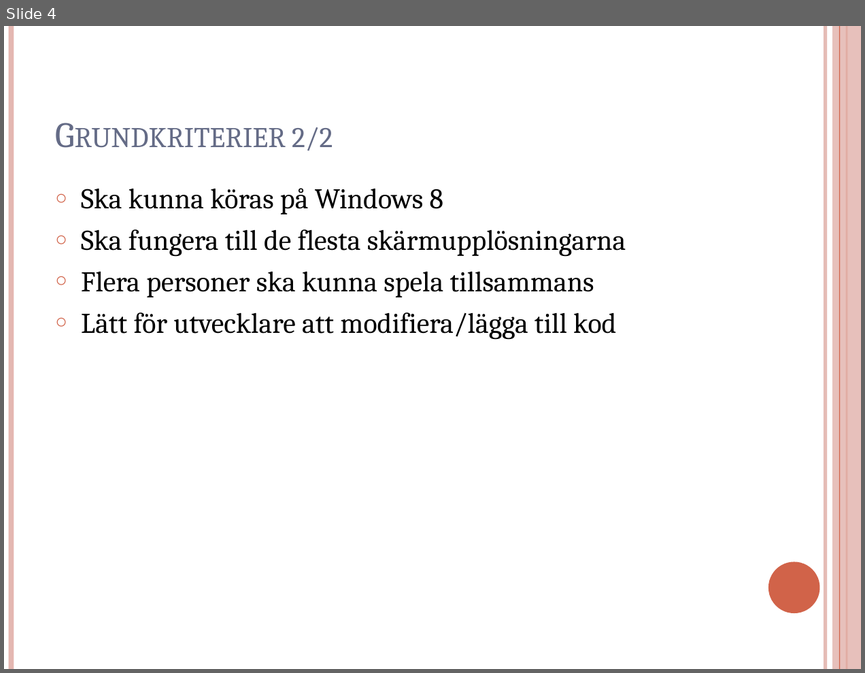
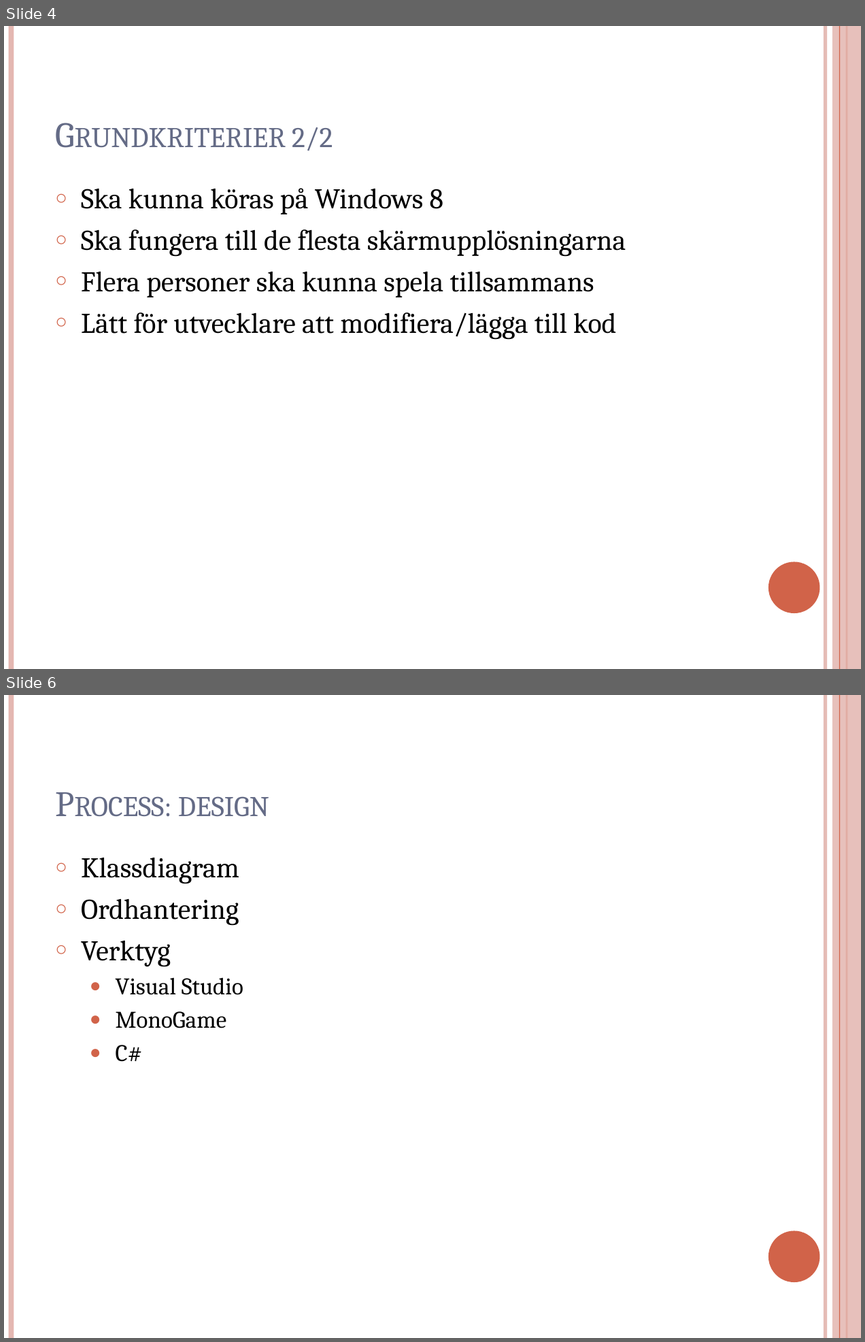
Before and after one commit to DuEJag/HangaGubbe, a slide deck: Hänga Gubbe.pptx. Shown one above the other, each under a label of ours: slide 4 before the commit, slides 4 and 6 after it; the slides between them are not shown. The pictures are 865x673 and 865x1342 pixels, drawn with LibreOffice and Linux fonts; fonts in the diff are those of the drawing. Boxes give left, top, right and bottom in pixels: in the first picture for what was removed or moved away, otherwise in the second. Text is boxed around its words. In the diff, an @@ line names an element or a change of style, - is before the commit and + after.

```diff
--- a/Hänga Gubbe.pptx
+++ b/Hänga Gubbe.pptx
@@ slide 6 added at (4,695,861,1338), background #FFFFFF; not listed: 6 template elements that a slide beside it also shows @@
@@ title added at (178,796,269,817), 30 pt, text #646B86, small capitals @@
+Process: design
@@ text added at (81,857,243,1062), 24 pt, text #000000 @@
+○ Klassdiagram
+○ Ordhantering
+○ Verktyg
+  ● Visual Studio
+  ● MonoGame
+  ● C#
```
Also in this commit, not shown: 2 slides changed.
